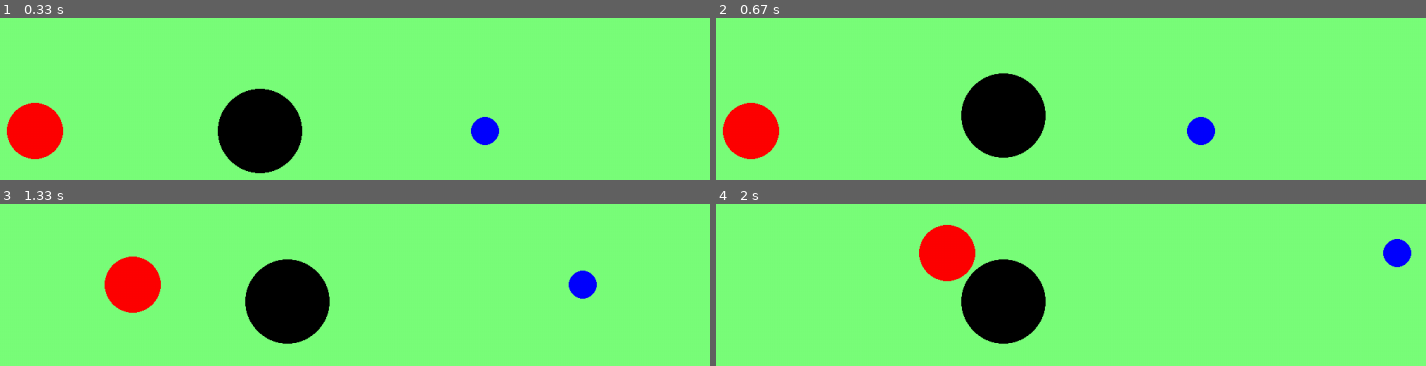
Above: before the commit, frames 1-4 (two rows, left to right).
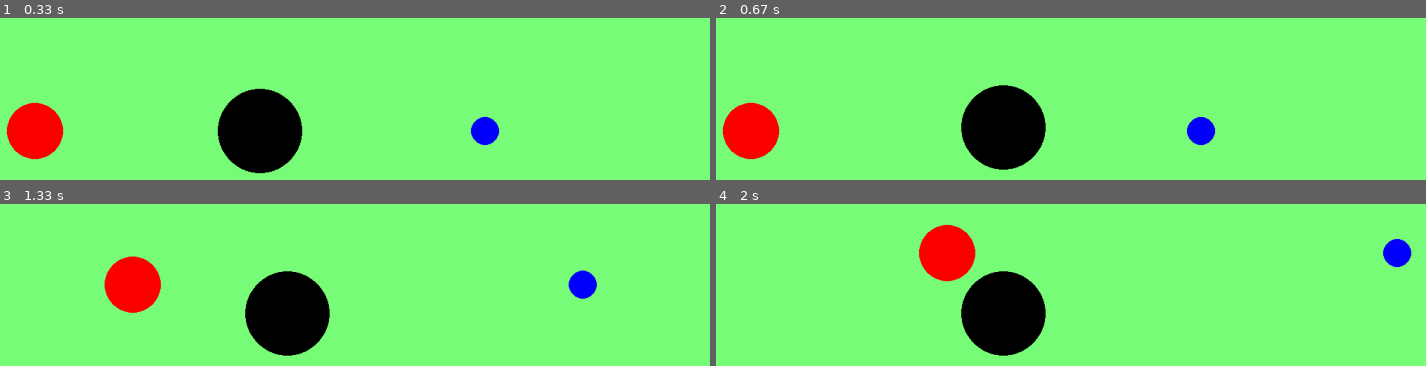
Above: after the commit, the same moments.

Repository: ryanpereda/pygame-test
Game: pygame game, started from pygame-test.py
Same seed, same stepped clock (60 frames per second), same inputs: the game is played once before the commit and once after it.
Inputs (mouse positions are in pixels of both pictures, inside the frame that each line leads up to):
- Up to frame 1 (0.33 s): no input
- Up to frame 2 (0.67 s): press the mouse at (943, 152) at 0.37 s; move the mouse to (1106, 134) at 0.47 s; release the mouse at (1262, 116) at 0.6 s
- Up to frame 3 (1.33 s): hold Right 0.67-1.13 s; hold D 0.67-1.13 s; move the mouse to (262, 349) at 0.7 s; hold Up from 1.17 s (still down); hold W from 1.17 s (still down)
- Up to frame 4 (2 s): release Up at 1.47 s; release W at 1.47 s; hold Right 1.5-1.97 s; hold D 1.5-1.97 s

Frame 1 is identical in both runs. In frame 2, 1.9% of the frame differs, in the area x 34-47%, y 33-94%; in frame 3, 1.9%; in frame 4, 1.9%.

Commit message:
3 circles, black circle is controlled by mouse and the mouse is confined in a circle when clicked

Diff:
--- a/pygame-test.py
+++ b/pygame-test.py
@@ -37,24 +37,40 @@
 
     if is_mouse_clicked:
         current_mouse_position = pygame.mouse.get_pos()
-        pygame.draw.circle(screen, "white", original_mouse_position, 5)
         delta_x = (current_mouse_position[0] - original_mouse_position[0]) * 5
         delta_y = (current_mouse_position[1] - original_mouse_position[1]) * 5
 
-        if delta_x > 300:
-            delta_x = 300
-        elif delta_x < -300:
-            delta_x = -300
-        if delta_y > 300:
-            delta_y = 300
-        elif delta_y < -300:
-            delta_y = -300
+        # if delta_x > 60:
+        #     delta_x = 60
+        # elif delta_x < -60:
+        #     delta_x = -60
+        # if delta_y > 60:
+        #     delta_y = 60
+        # elif delta_y < -60:
+        #     delta_y = -60
+
+        current_mouse_distance = pygame.math.Vector2(
+            current_mouse_position[0] - original_mouse_position[0],
+            current_mouse_position[1] - original_mouse_position[1]
+        ).length()
+
+        if current_mouse_distance > 60:
+            scale_factor = 60 / current_mouse_distance
+            delta_x *= scale_factor
+            delta_y *= scale_factor
+            current_mouse_position = (
+                int(original_mouse_position[0] + scale_factor * (current_mouse_position[0] - original_mouse_position[0])),
+                int(original_mouse_position[1] + scale_factor * (current_mouse_position[1] - original_mouse_position[1]))
+            )
+            pygame.mouse.set_pos(current_mouse_position)
 
         player3_pos = (
             player3_pos[0] + delta_x * dt,
             player3_pos[1] + delta_y * dt
         )
 
+        pygame.draw.circle(screen, "grey", original_mouse_position, 60)
+        pygame.draw.circle(screen, "white", current_mouse_position, 5)
 
     pygame.draw.circle(screen, "red", player_pos, 40)
     pygame.draw.circle(screen, "blue", player2_pos, 20)
